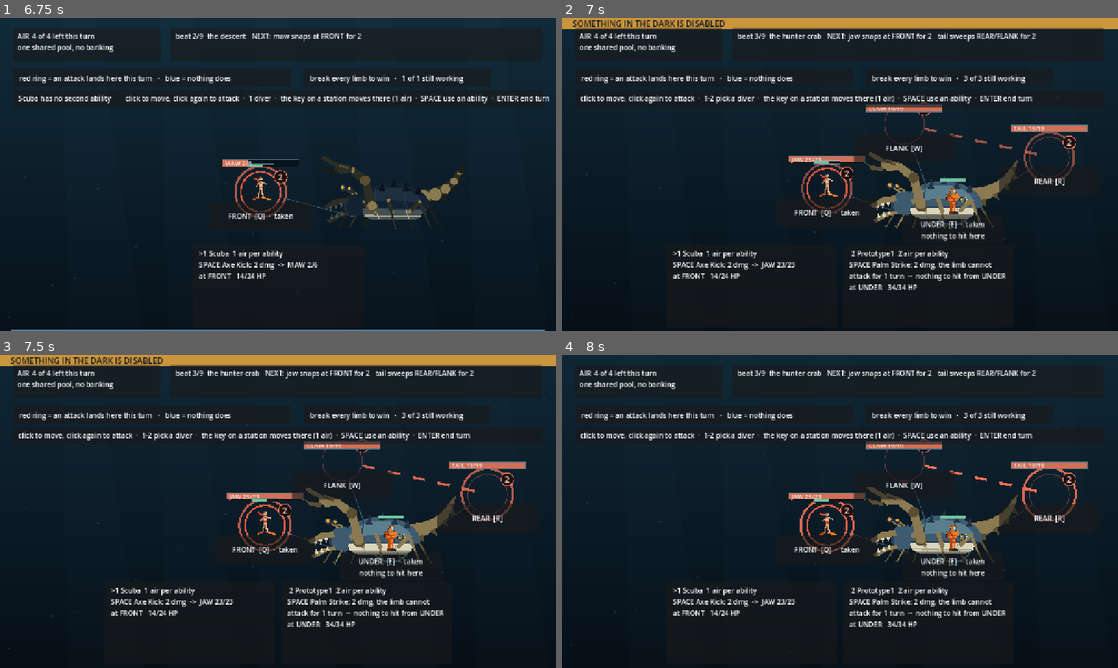
Above: before the commit, frames 1-4 (two rows, left to right).
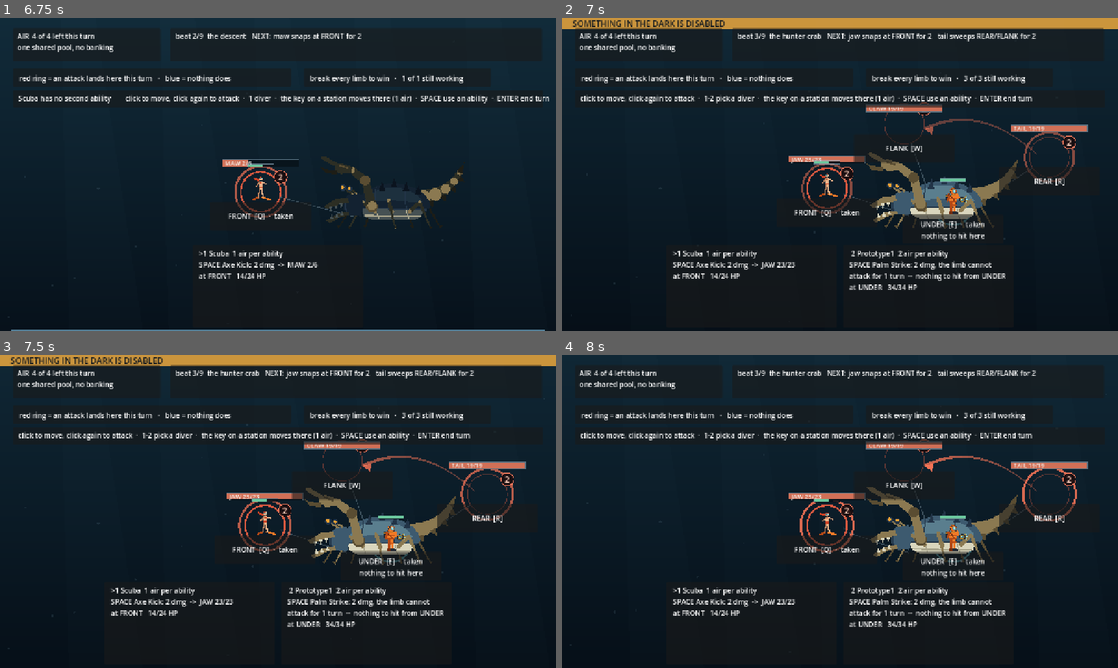
Above: after the commit, the same moments.

Repository: ImmortalDemonGod/salvage
Game: Godot game, scene res://game/main.tscn
Two runs of this game, one before a commit and one after it. Both use one fixed random seed, a clock stepped at 60 frames per second and the inputs below.
Inputs (mouse positions are in pixels of both pictures, inside the frame that each line leads up to):
- Up to frame 1 (6.75 s): tap Enter every 0.75 s from 0.5 to 4.25 s; move the mouse to (400, 158) at 0.52 s; hold W 0.53-1.25 s; tap 1 at 0.6 s; click (400, 158) at 0.67 s; tap Space at 0.77, 3.77 s; drag from (166, 190) to (250, 237) at 1.27 s; move the mouse to (333, 105) at 2.02 s; hold W 2.03-2.75 s; tap 3 at 2.1 s; drag from (250, 237) to (111, 127) at 2.77 s; move the mouse to (444, 221) at 3.52 s; tap Q at 3.6 s; drag from (111, 127) to (194, 96) at 4.27 s; move the mouse to (305, 174) at 5.02 s; tap R at 5.1 s; click (305, 174) at 5.17 s; drag from (194, 96) to (166, 190) at 5.77 s; move the mouse to (400, 158) at 6.52 s; hold W from 6.53 s (still down); tap F at 6.6 s
- Up to frame 2 (7 s): keep holding W; tap Space at 6.77 s
- Up to frame 3 (7.5 s): release W at 7.25 s; drag from (166, 527) to (250, 574) at 7.27 s
- Up to frame 4 (8 s): no input

Frame 1 is identical in both runs. In frame 2, 0.2% of the frame differs, in the area x 65-86%, y 32-44%; in frame 3, 0.2%; in frame 4, 0.2%.

Commit message:
the reach arcs over the board instead of under the furniture
A straight line from the limb to the station it is about to hit runs
underneath the station cards, so it reached the screen as two or three
disconnected red strokes floating in open water, which is exactly what a
reviewer reported: dashed reaches pointing at nothing.

It bows up over the board now, tapering from thin where it leaves the limb
to heavy where it lands, with an arrowhead on the end. It is one
trajectory from a thing to a place, which is what it was always meant to
be saying.

Also added PLAYTEST.md: the link, the controls, the five questions worth
asking, and an honest list of what is placeholder so nobody spends their
session reporting things we already know.

Diff:
--- a/game/main.gd
+++ b/game/main.gd
@@ -975,15 +975,25 @@
 			var n: Vector2 = dir.normalized()
 			var a: Vector2 = src + n * 30.0
 			var b: Vector2 = dst - n * 48.0
-			# a dashed reach, so it reads as "about to" rather than "is"
-			var segs := 9
-			for i in range(segs):
-				if i % 2 == 1:
-					continue
-				var t0: float = float(i) / float(segs)
-				var t1: float = float(i + 1) / float(segs)
-				draw_line(a.lerp(b, t0), a.lerp(b, t1),
-					Color(0.98, 0.46, 0.34, 0.55 + 0.45 * pulse), 6.0)
+			# a bowed arc rather than a straight line: the direct route runs
+			# under the station cards and arrives as disconnected strokes
+			var lift: float = min(90.0, dir.length() * 0.30)
+			var ctrl: Vector2 = a.lerp(b, 0.5) + Vector2(0, -lift)
+			var segs := 18
+			var prev: Vector2 = a
+			for i in range(1, segs + 1):
+				var t: float = float(i) / float(segs)
+				var q: Vector2 = a.lerp(ctrl, t).lerp(ctrl.lerp(b, t), t)
+				# taper: thin where it leaves, heavy where it lands
+				draw_line(prev, q, Color(0.98, 0.46, 0.34, 0.30 + 0.55 * pulse * t),
+					2.0 + 5.0 * t)
+				prev = q
+			# an arrowhead, so the direction is never in question
+			var tipd: Vector2 = (b - prev).normalized() if (b - prev).length() > 1.0 else n
+			var perp := Vector2(-tipd.y, tipd.x)
+			draw_colored_polygon(PackedVector2Array([
+				b, b - tipd * 20.0 + perp * 10.0, b - tipd * 20.0 - perp * 10.0]),
+				Color(0.98, 0.46, 0.34, 0.55 + 0.45 * pulse))
 			# anchored to the RING it lands on, never to the middle of the
 			# line, so it can never read as belonging to another station
 			var pip: Vector2 = dst + Vector2(46.0, -34.0)
Not shown, added: PLAYTEST.md
